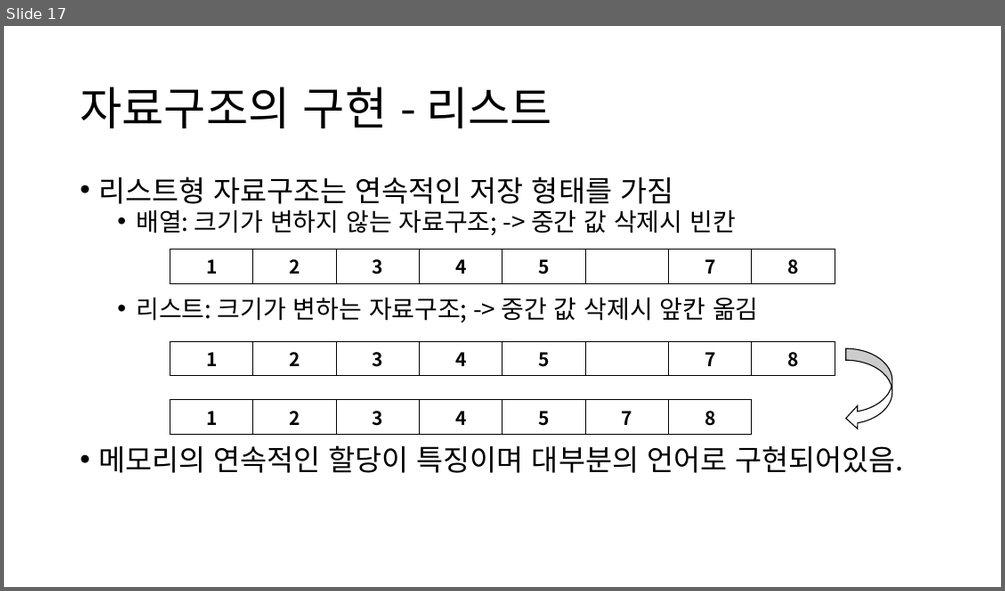
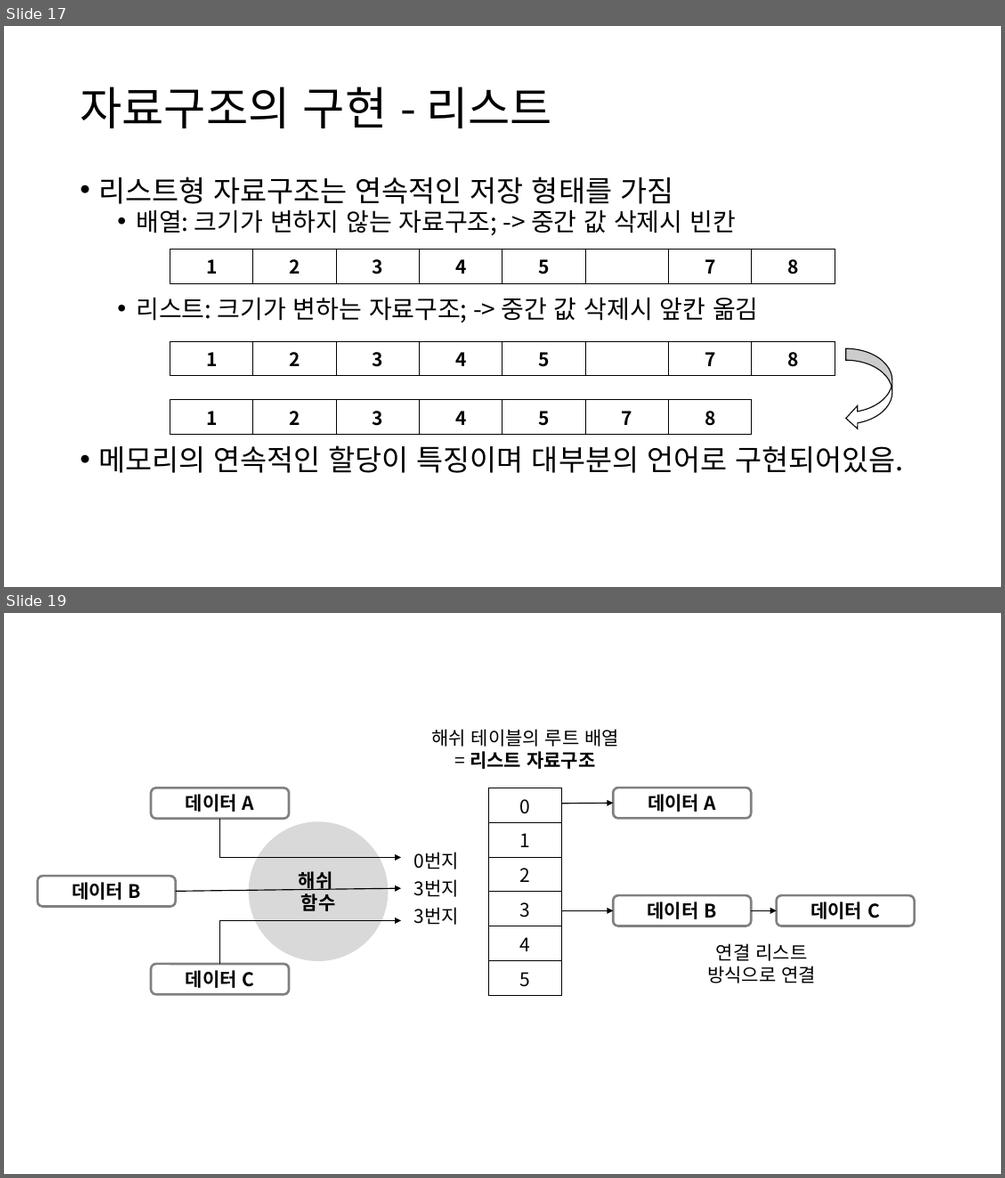
Before and after one commit to jjeong723/Study_note, a slide deck: 1st_study.pptx. Shown one above the other, each under a label of ours: slide 17 before the commit, slides 17 and 19 after it; the slides between them are not shown. The pictures are 1005x591 and 1005x1178 pixels, drawn with LibreOffice and Linux fonts; fonts in the diff are those of the drawing. Boxes give left, top, right and bottom in pixels: in the first picture for what was removed or moved away, otherwise in the second. Text is boxed around its words. In the diff, an @@ line names an element or a change of style, - is before the commit and + after.

```diff
--- a/1st_study.pptx
+++ b/1st_study.pptx
@@ slide 19 added at (4, 613, 1001, 1174), background #FFFFFF @@
@@ text added at (431, 729, 619, 769), 18 pt, text #000000 @@
+해쉬 테이블의 루트 배열
+= 리스트 자료구조
@@ rounded rectangle added at (152, 788, 290, 819), fill #FFFFFF, outline #808080 2.25 pt, 18 pt, text #000000, bold @@
+데이터 A
@@ table added at (488, 788, 561, 995), 6 rows, 1 columns @@
+0
+1
+2
+3
+4
+5
@@ rounded rectangle added at (614, 787, 752, 818), fill #FFFFFF, outline #808080 2.25 pt, 18 pt, text #000000, bold @@
+데이터 A
@@ elbow arrow added from (220, 819) to (401, 858), #000000 1 pt @@
@@ ellipse added at (249, 821, 388, 962), fill #D9D9D9, 18 pt, text #000000, bold @@
+해쉬
+함수
@@ arrow added from (562, 803) to (614, 803), #000000 1 pt @@
@@ text added at (414, 852, 459, 869), 18 pt, text #000000 @@
+0번지
@@ rounded rectangle added at (38, 876, 176, 906), fill #FFFFFF, outline #808080 2.25 pt, 18 pt, text #000000, bold @@
+데이터 B
@@ text added at (414, 879, 459, 897), 18 pt, text #000000 @@
+3번지
@@ arrow added from (175, 892) to (401, 888), #000000 1 pt @@
@@ rounded rectangle added at (614, 896, 752, 926), fill #FFFFFF, outline #808080 2.25 pt, 18 pt, text #000000, bold @@
+데이터 B
@@ rounded rectangle added at (777, 896, 914, 926), fill #FFFFFF, outline #808080 2.25 pt, 18 pt, text #000000, bold @@
+데이터 C
@@ elbow arrow added from (220, 964) to (401, 920), #000000 1 pt @@
@@ text added at (414, 907, 459, 925), 18 pt, text #000000 @@
+3번지
@@ arrow added from (562, 910) to (614, 910), #000000 1 pt @@
@@ arrow added from (751, 910) to (777, 910), #000000 1 pt @@
@@ text added at (707, 943, 816, 983), 18 pt, text #000000 @@
+연결 리스트
+방식으로 연결
@@ rounded rectangle added at (152, 964, 290, 995), fill #FFFFFF, outline #808080 2.25 pt, 18 pt, text #000000, bold @@
+데이터 C
```
Also in this commit, not shown: 1 slide changed, 1 other slide added, 7 other files.
